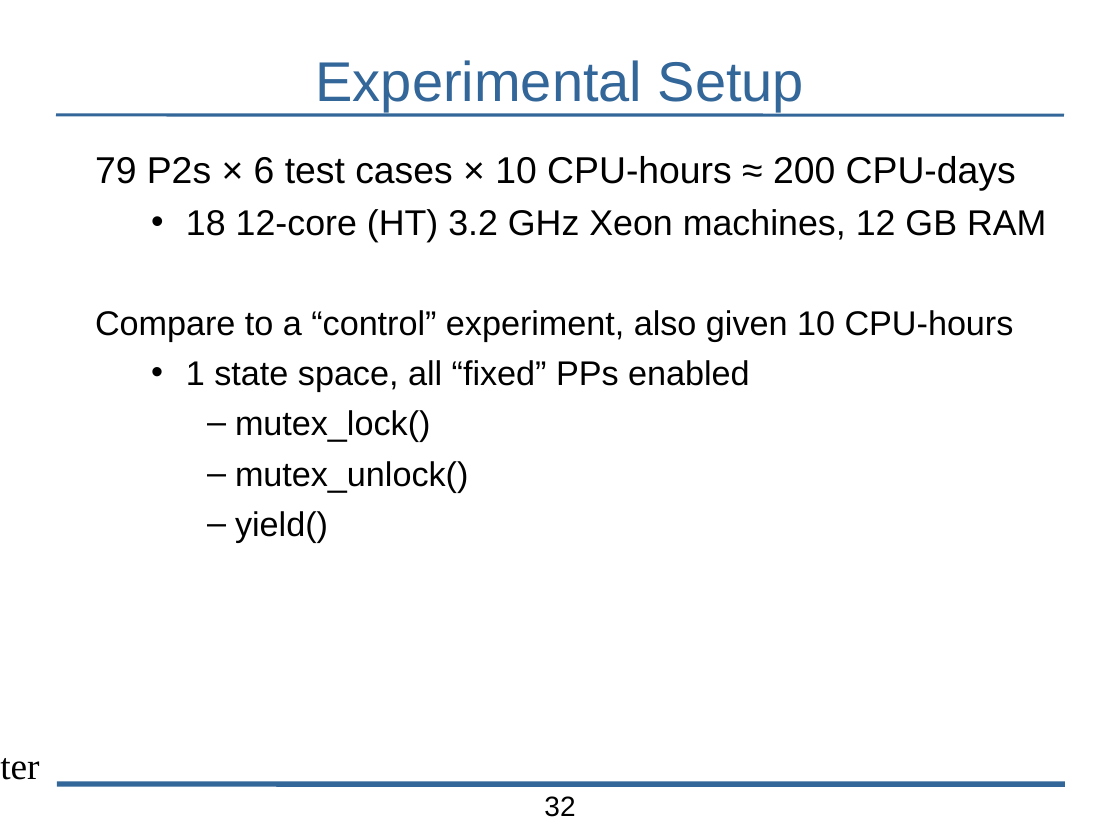
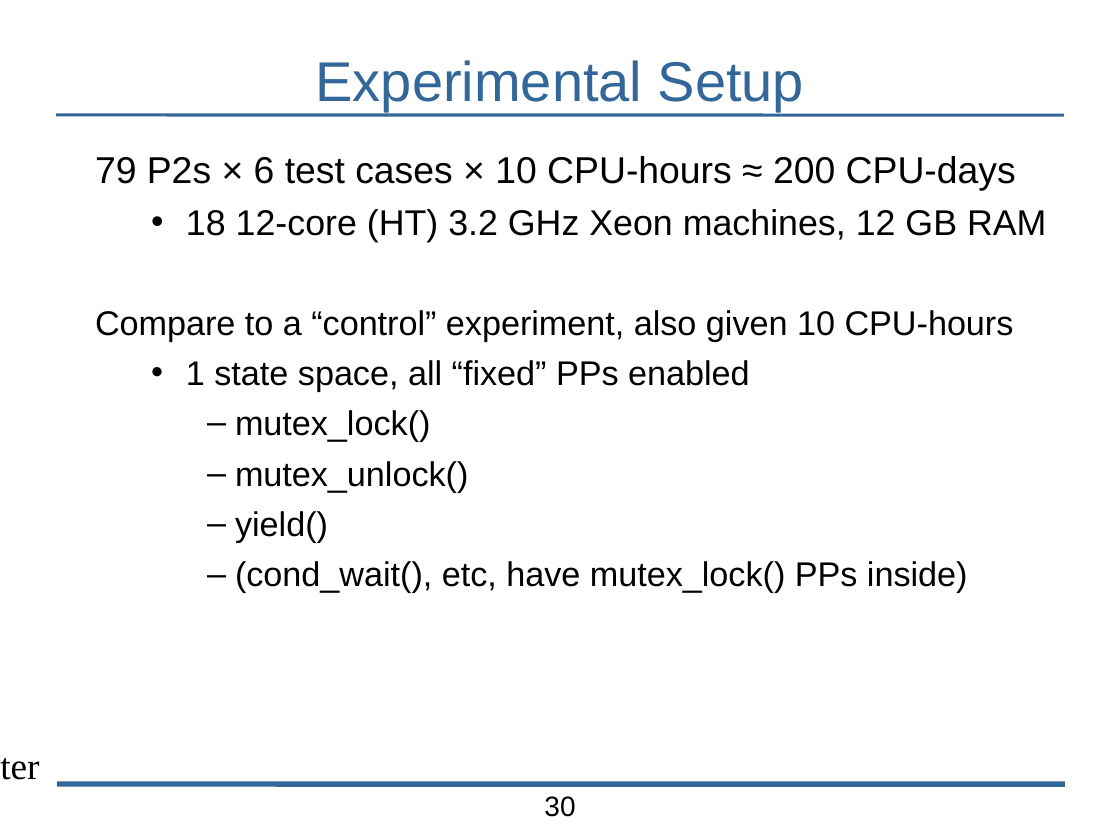
Before and after one commit to bblum/talks, a slide deck: slide 30 of pdl-retreat/2015/pdl-talk.odp (slide 32 before the commit). Drawn at 1120x840 pixels with LibreOffice and Linux fonts; fonts in the diff are those of the drawing; background and template pictures are left out. Boxes give left, top, right and bottom in pixels: in the first picture for what was removed or moved away, otherwise in the second. Text is boxed around its words. In the diff, an @@ line names an element or a change of style, - is before the commit and + after.

```diff
--- a/pdl-retreat/2015/pdl-talk.odp
+++ b/pdl-retreat/2015/pdl-talk.odp
@@ text at (235, 561, 968, 593): paragraph added @@
+    – (cond_wait(), etc, have mutex_lock() PPs inside)
@@ page number at (544, 796, 575, 817): text changed @@
-32
+30
```
Also in this commit, not shown: 10 other slides changed, 5 slides added, 3 slides removed, 1 other file.
